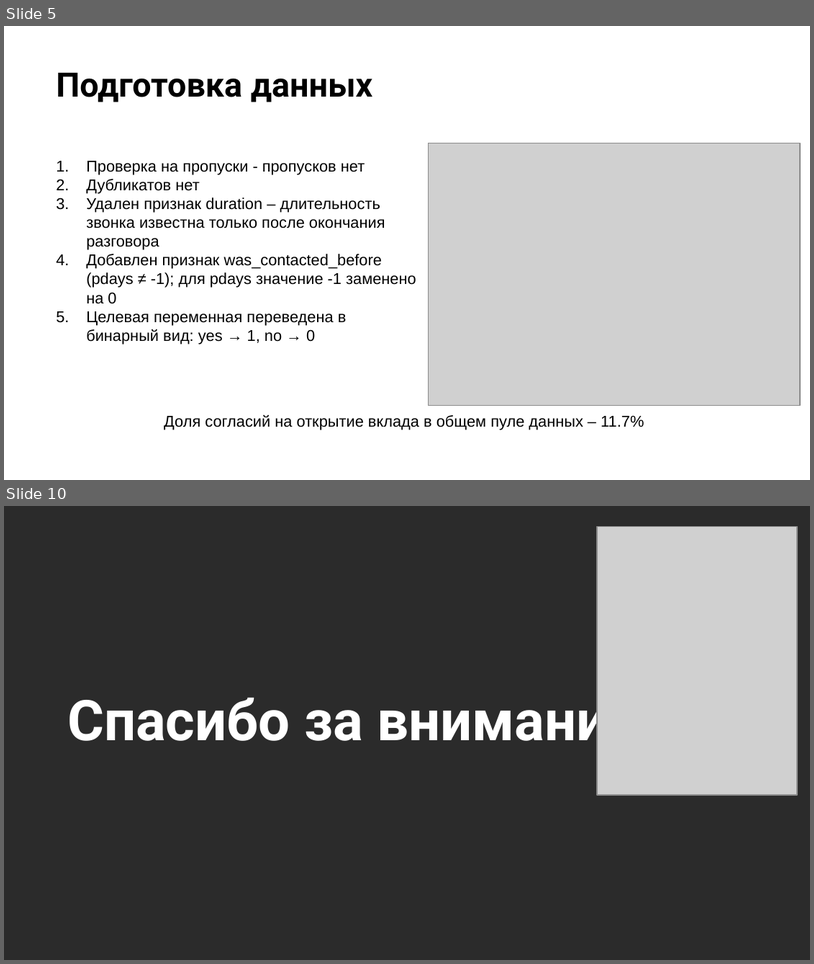
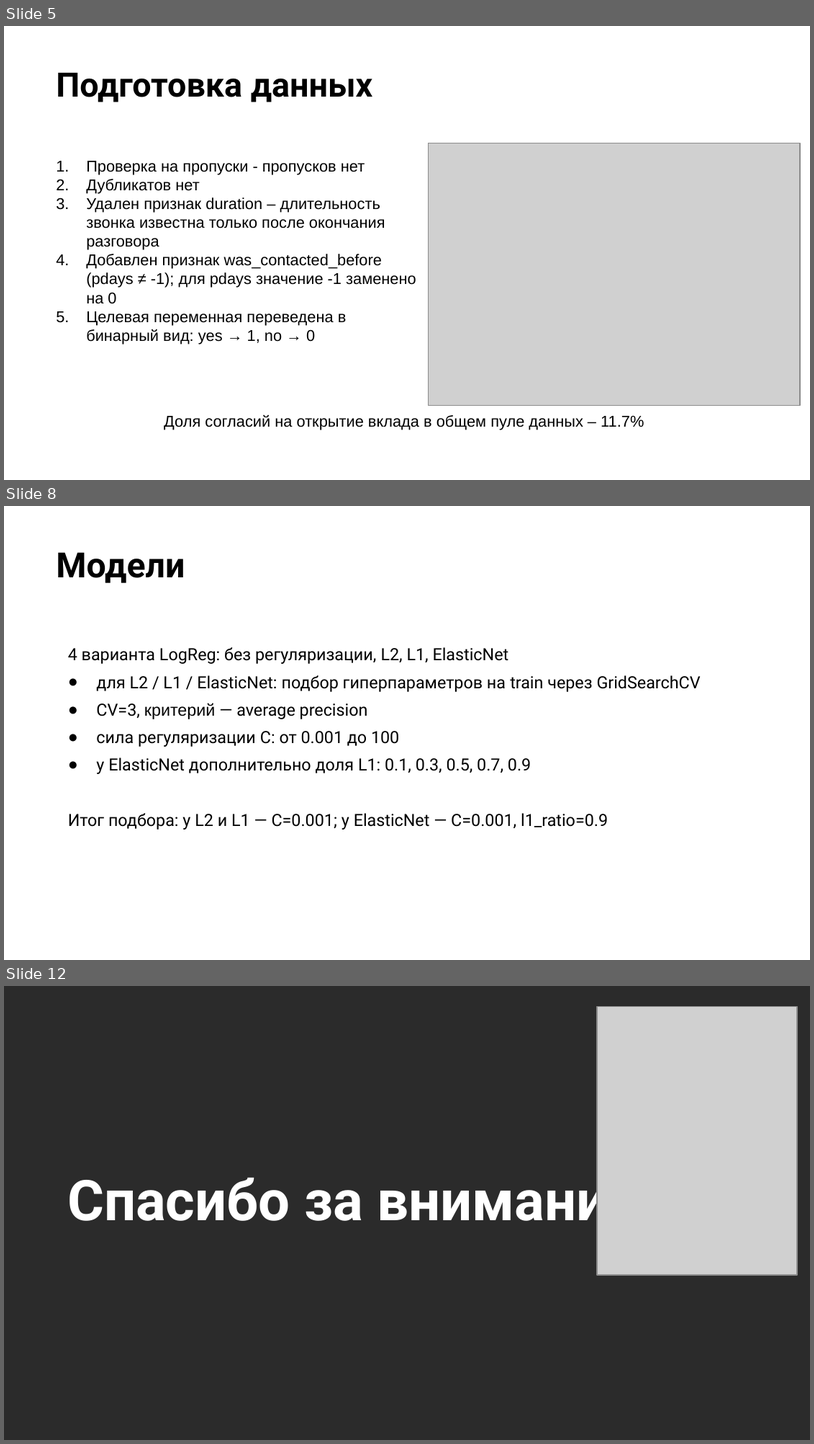
Before and after one commit to PolinaKarcheuskaya/ML-Basic, a slide deck: project/project.pptx. Shown one above the other, each under a label of ours: slides 5 and 10 before the commit, slides 5, 8 and 12 after it; the slides between them are not shown. The pictures are 814x964 and 814x1444 pixels, drawn with LibreOffice and Linux fonts; fonts in the diff are those of the drawing; grey boxes stand for pictures; background and template pictures are left out; a plain dark background stands for a picture behind light text. Boxes give left, top, right and bottom in pixels: in the first picture for what was removed or moved away, otherwise in the second. Text is boxed around its words. In the diff, an @@ line names an element or a change of style, - is before the commit and + after.

```diff
--- a/project/project.pptx
+++ b/project/project.pptx
@@ slide 8 added at [4, 506, 810, 960], background picture (left out) @@
@@ title added at [56, 552, 185, 583], 31 pt, text #000000, bold @@
+Модели
@@ text added at [68, 647, 701, 829], 15 pt, text #000000 @@
+4 варианта LogReg: без регуляризации, L2, L1, ElasticNet
+● для L2 / L1 / ElasticNet: подбор гиперпараметров на train через GridSearchCV
+● CV=3, критерий — average precision
+● сила регуляризации C: от 0.001 до 100
+● у ElasticNet дополнительно доля L1: 0.1, 0.3, 0.5, 0.7, 0.9
+Итог подбора: у L2 и L1 — C=0.001; у ElasticNet — C=0.001, l1_ratio=0.9
@@ what was slide 10 is now slide 12 @@
```
Also in this commit, not shown: 3 slides changed, 3 other slides added, 2 slides removed, 1 other file.
